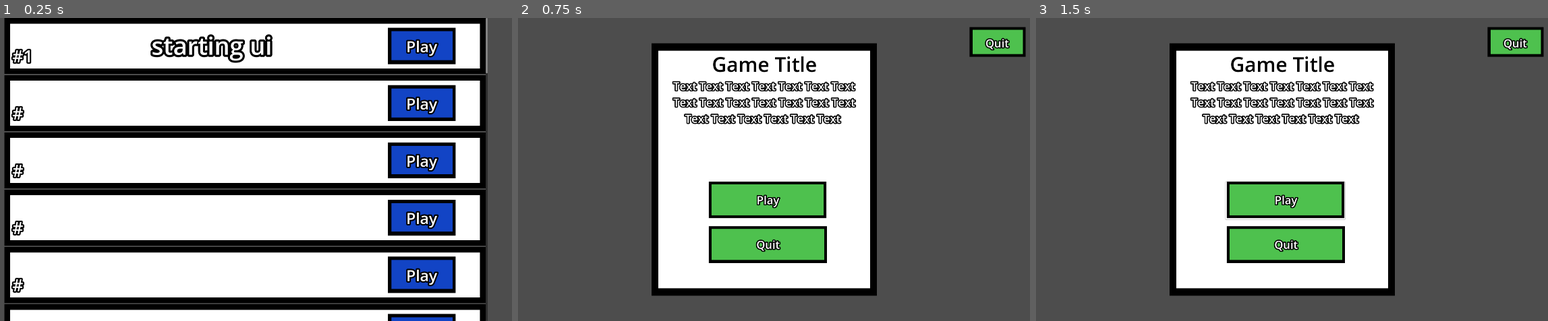
Above: before the commit, frames 1-3 (left to right).
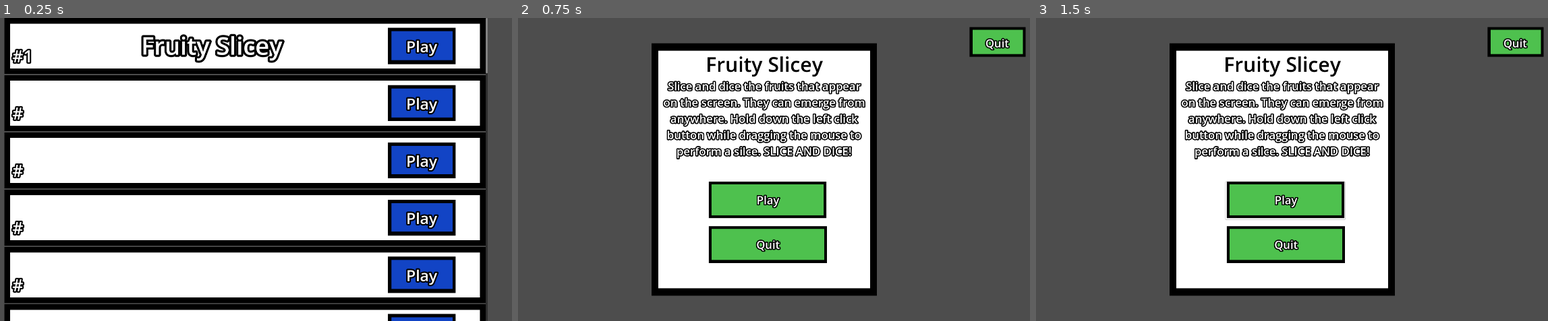
Above: after the commit, the same moments.

Repository: justmegawatt/30-games-in-1
Game: Godot game, scene res://scenes/main.tscn
Two runs of this game, one before a commit and one after it. Both use one fixed random seed, a clock stepped at 60 frames per second and the inputs below. The engine's default icon, where the game draws it, is replaced by a stand-in: a white triangle on a blue panel in a dark square.
Inputs (mouse positions are in pixels of both pictures, inside the frame that each line leads up to):
- Up to frame 1 (0.25 s): no input
- Up to frame 2 (0.75 s): click (937, 45) at 0.52 s
- Up to frame 3 (1.5 s): click (1286, 199) at 1.25 s

The runs differ from the first frame. In frame 1, 1.3% of the frame differs, in the area x 27-56%, y 5-15%; in frame 2, 4.8%, in the area x 28-68%, y 12-47%; in frame 3, 4.8%.

Commit message:
Adds new Fruit Slicey scene

Diff:
--- /dev/null
+++ b/scenes/FruitySlicey.tscn
@@ -0,0 +1,266 @@
+[gd_scene load_steps=4 format=3 uid="uid://q4cbspa4rsvc"]
+
+[ext_resource type="Script" uid="uid://dnklehb4m3f07" path="res://scripts/main_menu/main.gd" id="1_wov6f"]
+
+[sub_resource type="LabelSettings" id="LabelSettings_jakv2"]
+font_size = 72
+font_color = Color(0, 0, 0, 1)
+
+[sub_resource type="LabelSettings" id="LabelSettings_g6d6o"]
+font_size = 40
+outline_size = 15
+outline_color = Color(0, 0, 0, 1)
+
+[node name="Starting_UI" type="Node2D"]
+script = ExtResource("1_wov6f")
+
+[node name="StartScreen" type="CanvasLayer" parent="."]
+
+[node name="CenterContainer" type="CenterContainer" parent="StartScreen"]
+anchors_preset = 15
+anchor_right = 1.0
+anchor_bottom = 1.0
+grow_horizontal = 2
+grow_vertical = 2
+
+[node name="bg" type="ColorRect" parent="StartScreen/CenterContainer"]
+custom_minimum_size = Vector2(800, 900)
+layout_mode = 2
+color = Color(0, 0, 0, 1)
+
+[node name="bg2" type="ColorRect" parent="StartScreen/CenterContainer/bg"]
+layout_mode = 1
+anchors_preset = -1
+anchor_left = 0.03
+anchor_top = 0.03
+anchor_right = 0.97
+anchor_bottom = 0.97
+grow_horizontal = 2
+grow_vertical = 2
+
+[node name="Title" type="Label" parent="StartScreen"]
+offset_left = 586.0
+offset_top = 115.0
+offset_right = 1335.0
+offset_bottom = 214.0
+text = "Fruity Slicey"
+label_settings = SubResource("LabelSettings_jakv2")
+horizontal_alignment = 1
+vertical_alignment = 1
+
+[node name="Description" type="Label" parent="StartScreen"]
+offset_left = 585.0
+offset_top = 215.0
+offset_right = 1335.0
+offset_bottom = 814.0
+text = "Slice and dice the fruits that appear on the screen. They can emerge from anywhere. Hold down the left click button while dragging the mouse to perform a silce. SLICE AND DICE!"
+label_settings = SubResource("LabelSettings_g6d6o")
+horizontal_alignment = 1
+autowrap_mode = 2
+
+[node name="ButtonPlay" type="Node2D" parent="StartScreen"]
+
+[node name="bg" type="ColorRect" parent="StartScreen/ButtonPlay"]
+offset_left = 762.0
+offset_top = 583.0
+offset_right = 1182.0
+offset_bottom = 714.0
+color = Color(0, 0, 0, 1)
+
+[node name="ColorRect" type="ColorRect" parent="StartScreen/ButtonPlay/bg"]
+layout_mode = 1
+anchors_preset = -1
+anchor_right = 1.0
+anchor_bottom = 1.0
+offset_left = 10.0
+offset_top = 10.0
+offset_right = -10.0
+offset_bottom = -10.0
+grow_horizontal = 2
+grow_vertical = 2
+color = Color(0.30588236, 0.75686276, 0.30588236, 1)
+
+[node name="Label" type="Label" parent="StartScreen/ButtonPlay"]
+offset_left = 772.0
+offset_top = 596.0
+offset_right = 1174.0
+offset_bottom = 702.0
+text = "Play"
+label_settings = SubResource("LabelSettings_g6d6o")
+horizontal_alignment = 1
+vertical_alignment = 1
+autowrap_mode = 2
+
+[node name="ButtonPlayArea" type="Button" parent="StartScreen/ButtonPlay"]
+offset_left = 759.0
+offset_top = 584.0
+offset_right = 1183.0
+offset_bottom = 718.0
+theme_type_variation = &"FlatButton"
+
+[node name="ButtonQuit" type="Node2D" parent="StartScreen"]
+position = Vector2(1, 159)
+
+[node name="bg" type="ColorRect" parent="StartScreen/ButtonQuit"]
+offset_left = 762.0
+offset_top = 583.0
+offset_right = 1182.0
+offset_bottom = 714.0
+color = Color(0, 0, 0, 1)
+
+[node name="ColorRect" type="ColorRect" parent="StartScreen/ButtonQuit/bg"]
+layout_mode = 1
+anchors_preset = -1
+anchor_right = 1.0
+anchor_bottom = 1.0
+offset_left = 10.0
+offset_top = 10.0
+offset_right = -10.0
+offset_bottom = -10.0
+grow_horizontal = 2
+grow_vertical = 2
+color = Color(0.30588236, 0.75686276, 0.30588236, 1)
+
+[node name="Label" type="Label" parent="StartScreen/ButtonQuit"]
+offset_left = 772.0
+offset_top = 596.0
+offset_right = 1174.0
+offset_bottom = 702.0
+text = "Quit"
+label_settings = SubResource("LabelSettings_g6d6o")
+horizontal_alignment = 1
+vertical_alignment = 1
+autowrap_mode = 2
+
+[node name="ButtonQuitArea" type="Button" parent="StartScreen/ButtonQuit"]
+offset_left = 759.0
+offset_top = 584.0
+offset_right = 1183.0
+offset_bottom = 718.0
+theme_type_variation = &"FlatButton"
+
+[node name="GameOverScreen" type="CanvasLayer" parent="."]
+visible = false
+
+[node name="Panel" type="Panel" parent="GameOverScreen"]
+anchors_preset = 15
+anchor_right = 1.0
+anchor_bottom = 1.0
+grow_horizontal = 2
+grow_vertical = 2
+
+[node name="CenterContainer" type="CenterContainer" parent="GameOverScreen"]
+anchors_preset = 15
+anchor_right = 1.0
+anchor_bottom = 1.0
+grow_horizontal = 2
+grow_vertical = 2
+
+[node name="bg" type="ColorRect" parent="GameOverScreen/CenterContainer"]
+custom_minimum_size = Vector2(800, 900)
+layout_mode = 2
+color = Color(0, 0, 0, 1)
+
+[node name="bg2" type="ColorRect" parent="GameOverScreen/CenterContainer/bg"]
+layout_mode = 1
+anchors_preset = -1
+anchor_left = 0.03
+anchor_top = 0.03
+anchor_right = 0.97
+anchor_bottom = 0.97
+grow_horizontal = 2
+grow_vertical = 2
+
+[node name="Title" type="Label" parent="GameOverScreen"]
+offset_left = 588.0
+offset_top = 312.0
+offset_right = 1329.0
+offset_bottom = 647.0
+text = "Game Over :("
+label_settings = SubResource("LabelSettings_jakv2")
+horizontal_alignment = 1
+vertical_alignment = 1
+
+[node name="ButtonQuit" type="Node2D" parent="GameOverScreen"]
+position = Vector2(1, 159)
+
+[node name="bg" type="ColorRect" parent="GameOverScreen/ButtonQuit"]
+offset_left = 762.0
+offset_top = 583.0
+offset_right = 1182.0
+offset_bottom = 714.0
+color = Color(0, 0, 0, 1)
+
+[node name="ColorRect" type="ColorRect" parent="GameOverScreen/ButtonQuit/bg"]
+layout_mode = 1
+anchors_preset = -1
+anchor_right = 1.0
+anchor_bottom = 1.0
+offset_left = 10.0
+offset_top = 10.0
+offset_right = -10.0
+offset_bottom = -10.0
+grow_horizontal = 2
+grow_vertical = 2
+color = Color(0.30588236, 0.75686276, 0.30588236, 1)
+
+[node name="Label" type="Label" parent="GameOverScreen/ButtonQuit"]
+offset_left = 772.0
+offset_top = 596.0
+offset_right = 1174.0
+offset_bottom = 702.0
+text = "Quit"
+label_settings = SubResource("LabelSettings_g6d6o")
+horizontal_alignment = 1
+vertical_alignment = 1
+autowrap_mode = 2
+
+[node name="ButtonQuitArea" type="Button" parent="GameOverScreen/ButtonQuit"]
+offset_left = 759.0
+offset_top = 584.0
+offset_right = 1183.0
+offset_bottom = 718.0
+theme_type_variation = &"FlatButton"
+
+[node name="InGameUI" type="CanvasLayer" parent="."]
+
+[node name="ButtonQuit" type="Node2D" parent="InGameUI"]
+position = Vector2(708, -551)
+
+[node name="bg" type="ColorRect" parent="InGameUI/ButtonQuit"]
+offset_left = 983.0
+offset_top = 583.0
+offset_right = 1182.0
+offset_bottom = 689.0
+color = Color(0, 0, 0, 1)
+
+[node name="ColorRect" type="ColorRect" parent="InGameUI/ButtonQuit/bg"]
+layout_mode = 1
+anchors_preset = -1
+anchor_right = 1.0
+anchor_bottom = 1.0
+offset_left = 10.0
+offset_top = 10.0
+offset_right = -10.0
+offset_bottom = -10.0
+grow_horizontal = 2
+grow_vertical = 2
+color = Color(0.30588236, 0.75686276, 0.30588236, 1)
+
+[node name="Label" type="Label" parent="InGameUI/ButtonQuit"]
+offset_left = 989.0
+offset_top = 596.0
+offset_right = 1174.0
+offset_bottom = 686.0
+text = "Quit"
+label_settings = SubResource("LabelSettings_g6d6o")
+horizontal_alignment = 1
+vertical_alignment = 1
+autowrap_mode = 2
+
+[node name="ButtonQuitArea" type="Button" parent="InGameUI/ButtonQuit"]
+offset_left = 986.0
+offset_top = 584.0
+offset_right = 1183.0
+offset_bottom = 685.0
+theme_type_variation = &"FlatButton"
--- a/scenes/main.tscn
+++ b/scenes/main.tscn
@@ -2,9 +2,9 @@
 
 [ext_resource type="Script" uid="uid://dnklehb4m3f07" path="res://scripts/main_menu/main.gd" id="1_o5qli"]
 [ext_resource type="Texture2D" uid="uid://badf8qh6xst55" path="res://icon.svg" id="2_0wfyh"]
-[ext_resource type="LabelSettings" uid="uid://dcjq3jrps0ssl" path="res://components/label_number.tres" id="3_jyhfs"]
+[ext_resource type="LabelSettings" uid="uid://dcjq3jrps0ssl" path="res://components/text/label_number.tres" id="3_jyhfs"]
 [ext_resource type="Script" uid="uid://5rfd3a2n782m" path="res://scripts/main_menu/game_button.gd" id="3_tbgi4"]
-[ext_resource type="LabelSettings" uid="uid://5f15g2o1l48l" path="res://components/label_title.tres" id="4_tbgi4"]
+[ext_resource type="LabelSettings" uid="uid://5f15g2o1l48l" path="res://components/text/label_title.tres" id="4_tbgi4"]
 
 [sub_resource type="AtlasTexture" id="AtlasTexture_sugp2"]
 atlas = ExtResource("2_0wfyh")
@@ -49,7 +49,7 @@
 layout_mode = 2
 texture = SubResource("AtlasTexture_sugp2")
 script = ExtResource("3_tbgi4")
-game_name = "starting ui"
+game_name = "Fruity Slicey"
 game_number = "1"
 
 [node name="BG" type="ColorRect" parent="MainMenu/CanvasLayer/Control/ScrollContainer/VBoxContainer/GameButton1"]
--- a/scripts/main_menu/game_button.gd
+++ b/scripts/main_menu/game_button.gd
@@ -5,6 +5,7 @@
 
 #current games made
 var starting_ui = preload("res://scenes/starting_ui.tscn")
+var fruity_slicey = preload("res://scenes/FruitySlicey.tscn")
 
 func _ready() -> void:
 	$BG/LabelTitle.text = game_name
@@ -14,6 +15,8 @@
 	var picked_game
 	if game_name == "starting ui":
 		picked_game = starting_ui.instantiate()
+	if game_name == "Fruity Slicey":
+		picked_game = fruity_slicey.instantiate()
 	$"../../../../../..".add_child(picked_game) #Main
 	picked_game.global_position = Vector2(0, 0)
 	$"../../../..".visible = false #CanvasLayer
Renamed: components/label_number.tres -> components/text/label_number.tres
Renamed: components/label_title.tres -> components/text/label_title.tres
